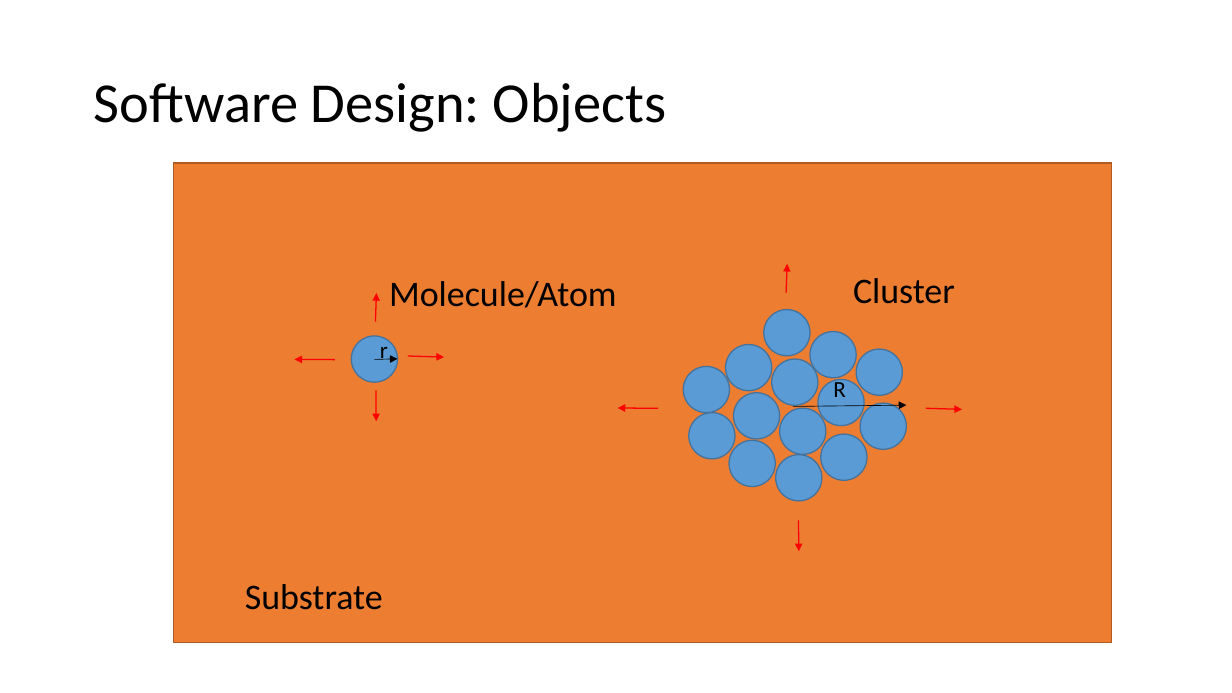
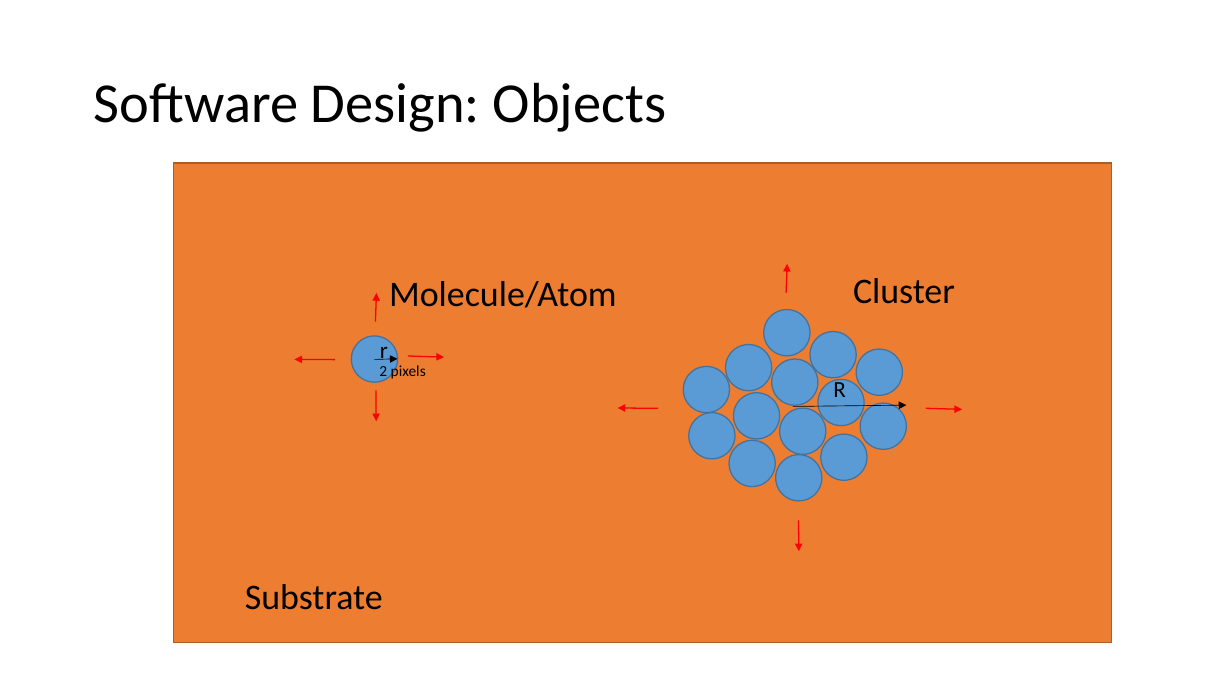
Before and after one commit to marklwatson/nucleation, a slide deck: slide 10 of VisualizationofNucleation.pptx (slide 9 before the commit). Drawn at 1232x693 pixels with LibreOffice and Linux fonts; fonts in the diff are those of the drawing. Boxes give left, top, right and bottom in pixels: in the first picture for what was removed or moved away, otherwise in the second. Text is boxed around its words. In the diff, an @@ line names an element or a change of style, - is before the commit and + after.

```diff
--- a/VisualizationofNucleation.pptx
+++ b/VisualizationofNucleation.pptx
@@ text added at [379,363,426,381], 12 pt, text #000000 @@
+2 pixels
```
Also in this commit, not shown: 3 other slides changed, 1 slide added, 3 other files.
